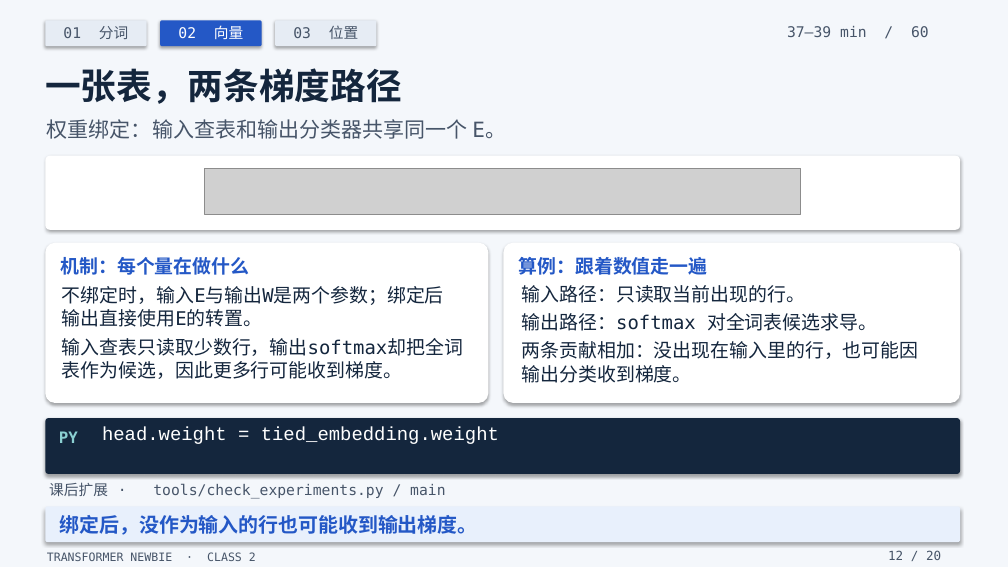
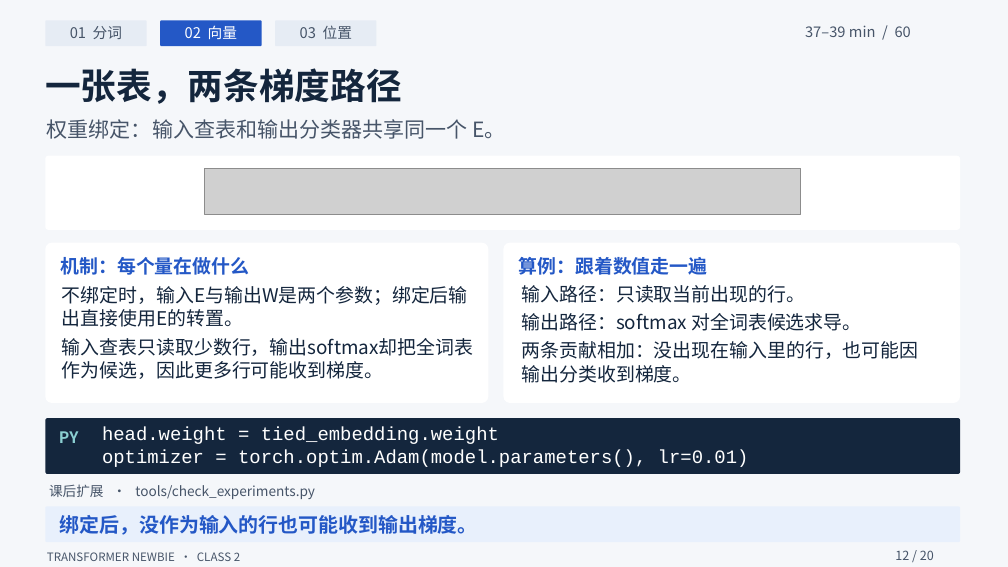
Before and after one commit to yangzy723/Transformer-Newbie, a slide deck: slide 12 of class2/class2_tokens_embeddings_positions.pptx. Drawn at 1008x567 pixels with LibreOffice and Linux fonts; fonts in the diff are those of the drawing; grey boxes stand for pictures. Boxes give left, top, right and bottom in pixels: in the first picture for what was removed or moved away, otherwise in the second. Text is boxed around its words. In the diff, an @@ line names an element or a change of style, - is before the commit and + after.

Commit message:
Clarify class 2 slide layout and teach RoPE through rotation diagrams

```diff
--- a/class2/class2_tokens_embeddings_positions.pptx
+++ b/class2/class2_tokens_embeddings_positions.pptx
@@ background #F7F5EF to #FFFFFF @@
@@ rectangle at (0, 0, 1008, 567): fill #F4F7FB to #F5F7FA; shadow off @@
@@ text at (62, 286, 468, 327): text changed; font DejaVu Sans Mono to Noto Sans CJK SC @@
-不绑定时，输入E与输出W是两个参数；绑定后
-输出直接使用E的转置。
+不绑定时，输入E与输出W是两个参数；绑定后输
+出直接使用E的转置。
@@ font DejaVu Sans Mono to Noto Sans CJK SC in 8 elements at (70, 26, 122, 39), (185, 25, 237, 39), (300, 25, 352, 39), (805, 25, 911, 37), (60, 515, 478, 535), (47, 552, 240, 561), (895, 550, 934, 560), (522, 313, 861, 331) @@
@@ text at (62, 338, 473, 379): text changed; font DejaVu Sans Mono to Noto Sans CJK SC @@
-输入查表只读取少数行，输出softmax却把全词
-表作为候选，因此更多行可能收到梯度。
+输入查表只读取少数行，输出softmax却把全词表
+作为候选，因此更多行可能收到梯度。
@@ shadow off; proportions changed in 8 elements at (45, 20, 147, 46), (160, 20, 262, 46), (275, 20, 377, 46), (45, 507, 960, 542), (45, 156, 960, 230), (45, 243, 488, 403), (504, 243, 960, 403), (45, 418, 960, 474) @@
@@ text added at (102, 449, 749, 467), 18 pt, text #FFFFFF @@
+optimizer = torch.optim.Adam(model.parameters(), lr=0.01)
@@ text at (49, 484, 315, 499): text changed; size 14 to 13 pt; font DejaVu Sans Mono to Noto Sans CJK SC @@
-课后扩展 · tools/check_experiments.py / main
+课后扩展 · tools/check_experiments.py
```
Also in this commit, not shown: 18 other slides changed, 1 slide added, 1 slide removed, 29 other files.
